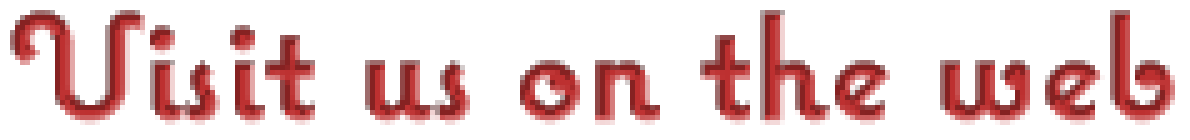
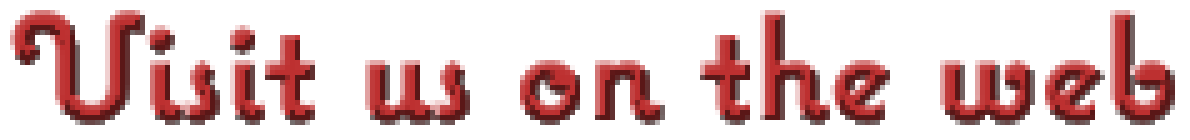
Two versions of the same layered image (1190x140). Layer-by-layer changes:
painted on "Visit us on the web selected" over [10, 10, 1175, 125]
